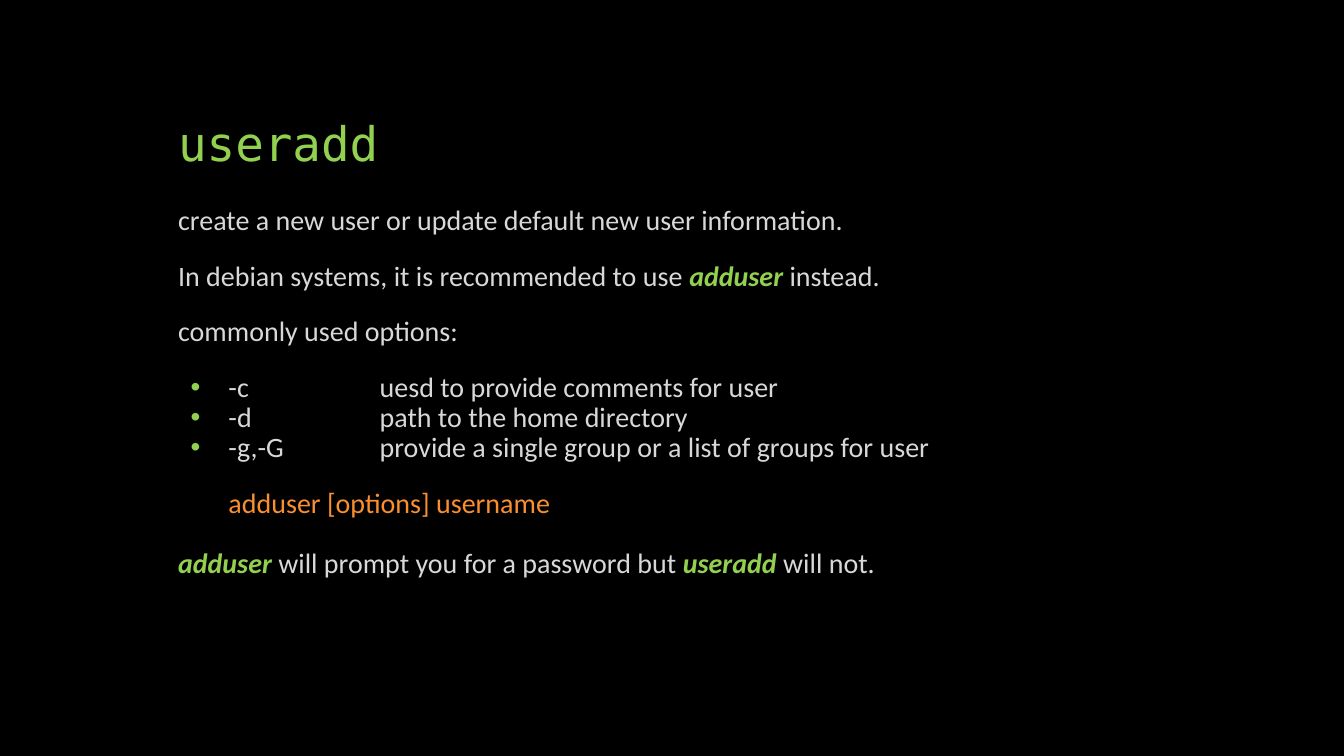
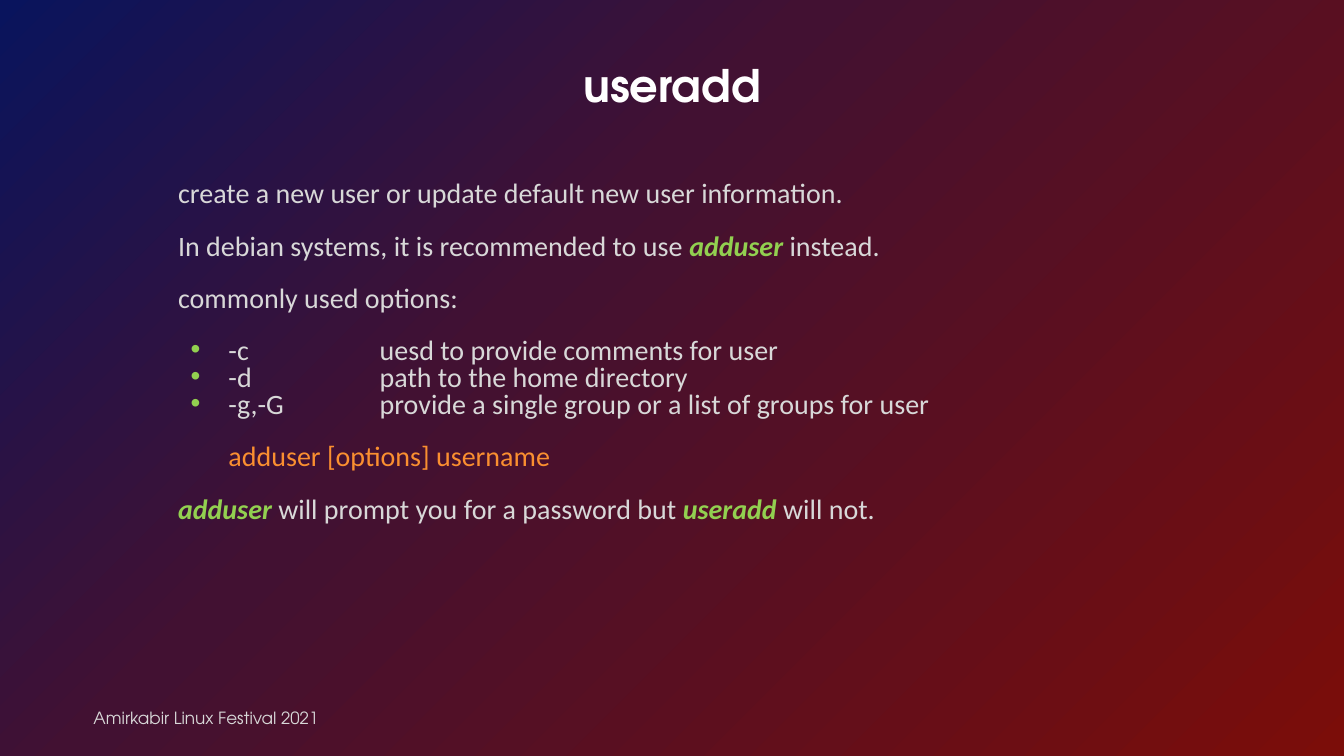
Before and after one commit to linuxfestival/introduction-to-linux-resources, a slide deck: slide 4 of PowerPoint/permissions.pptx (slide 5 before the commit). Drawn at 1344x756 pixels with LibreOffice and Linux fonts; fonts in the diff are those of the drawing. Boxes give left, top, right and bottom in pixels: in the first picture for what was removed or moved away, otherwise in the second. Text is boxed around its words. In the diff, an @@ line names an element or a change of style, - is before the commit and + after.

```diff
--- a/PowerPoint/permissions.pptx
+++ b/PowerPoint/permissions.pptx
@@ background #000000 to #FFFFFF @@
@@ rectangle added at [0,0,1344,756], fill gradient #7B0D09 to #421132 to #09145D @@
@@ title "useradd": place and size @@
-title "useradd" at [178,125,378,162]
+title "useradd" at [583,69,760,103]
@@ title "useradd" at [583,69,760,103]: size 34 to 32 pt, font DejaVu Sans Mono to TeX Gyre Adventor, text colour #92D050 to #FFFFFF, bold on; alignment left to centre @@
@@ subtitle "create a new user or ...": place and size @@
-subtitle "create a new user or ..." at [178,210,929,578]
+subtitle "create a new user or ..." at [178,183,929,524]
@@ subtitle "create a new user or ..." at [178,183,929,524]: line spacing 0.9 to 0.8 @@
@@ text added at [93,711,318,724], 12 pt, text #D8D8D8 @@
+Amirkabir Linux Festival 2021
```
Also in this commit, not shown: 11 other slides changed, 2 slides added, 4 slides removed.
